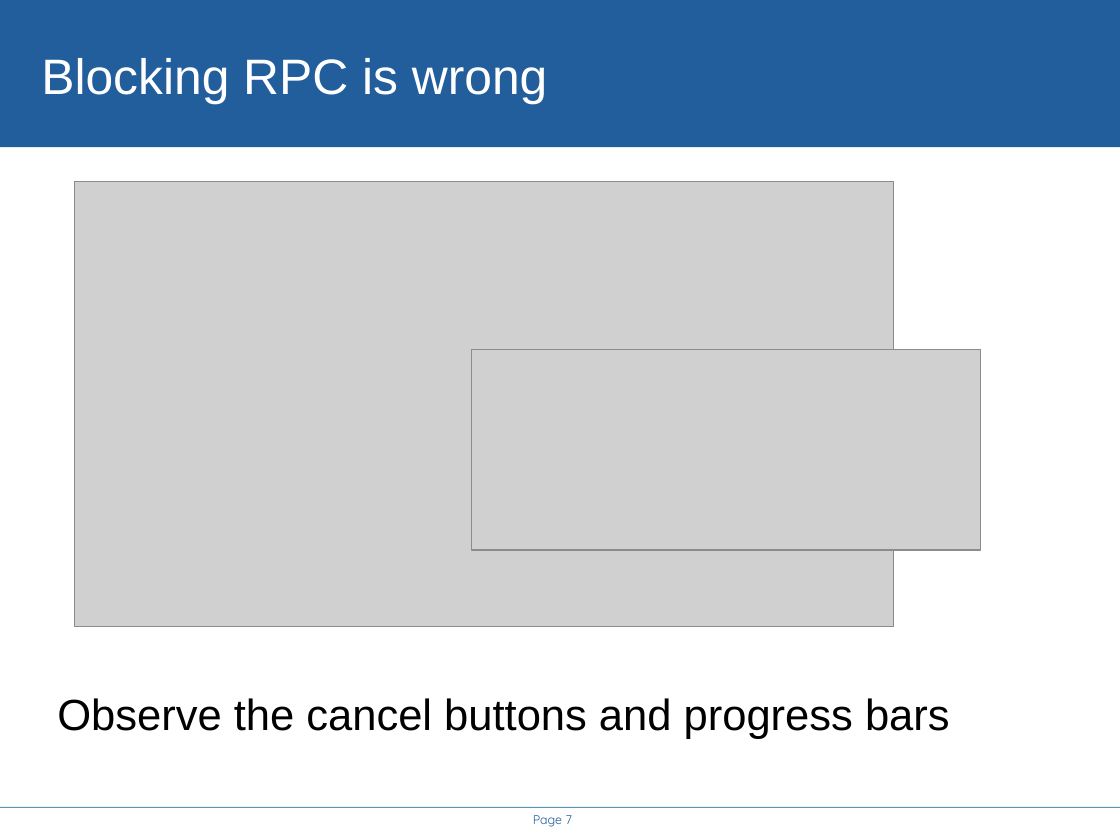
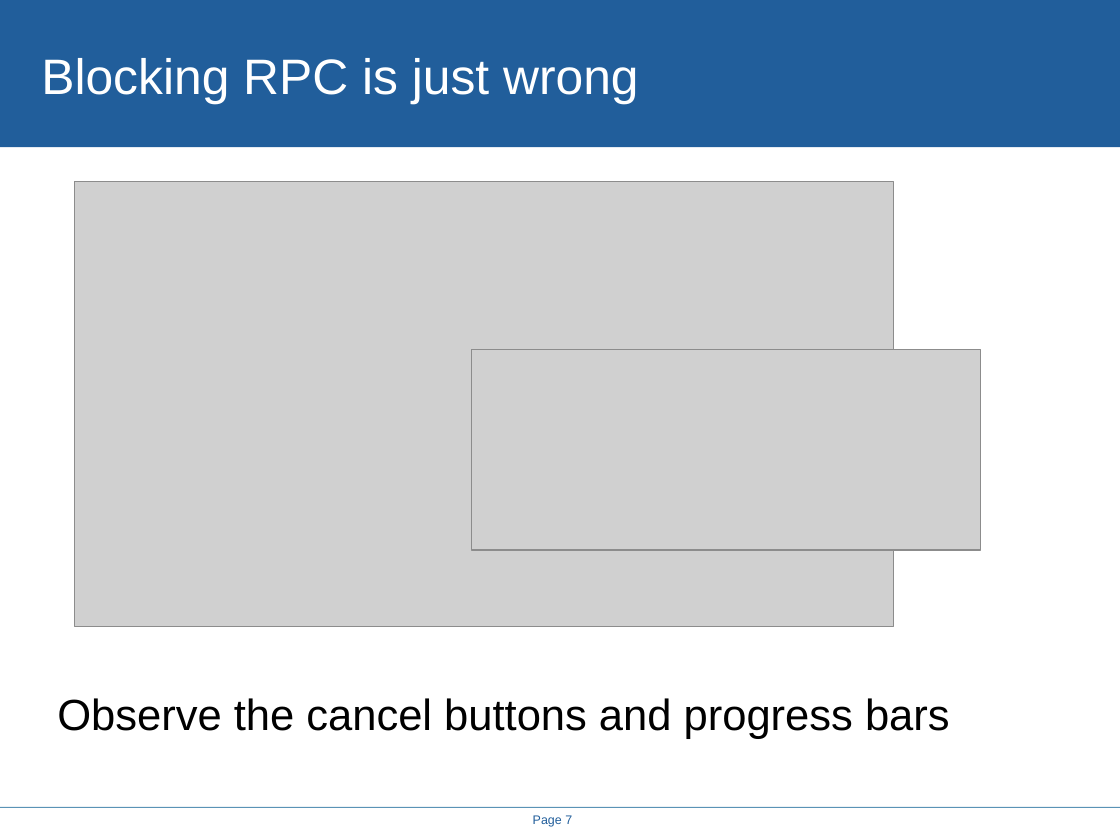
Before and after one commit to rhusar/smartfrog, a slide deck: slide 7 of projects/alpine/doc/icws2005/rethinking_the_java_SOAP_stack.ppt. Drawn at 1120x840 pixels with LibreOffice and Linux fonts; fonts in the diff are those of the drawing; grey boxes stand for pictures; background and template pictures are left out. Boxes give left, top, right and bottom in pixels: in the first picture for what was removed or moved away, otherwise in the second. Text is boxed around its words. In the diff, an @@ line names an element or a change of style, - is before the commit and + after.

```diff
--- a/projects/alpine/doc/icws2005/rethinking_the_java_SOAP_stack.ppt
+++ b/projects/alpine/doc/icws2005/rethinking_the_java_SOAP_stack.ppt
@@ title at [41, 58, 639, 104]: text changed @@
-Blocking RPC is wrong
+Blocking RPC is just wrong
@@ page number at [533, 815, 572, 827]: font Quicksand to Arial @@
```
Also in this commit, not shown: 14 other slides changed, 4 slides added, 4 slides removed, 8 other files.
